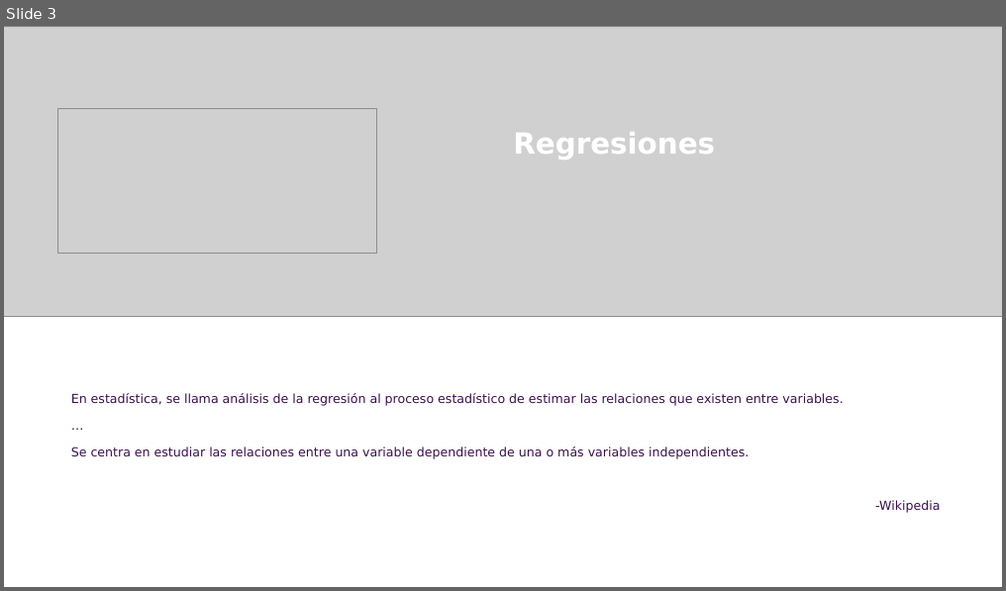
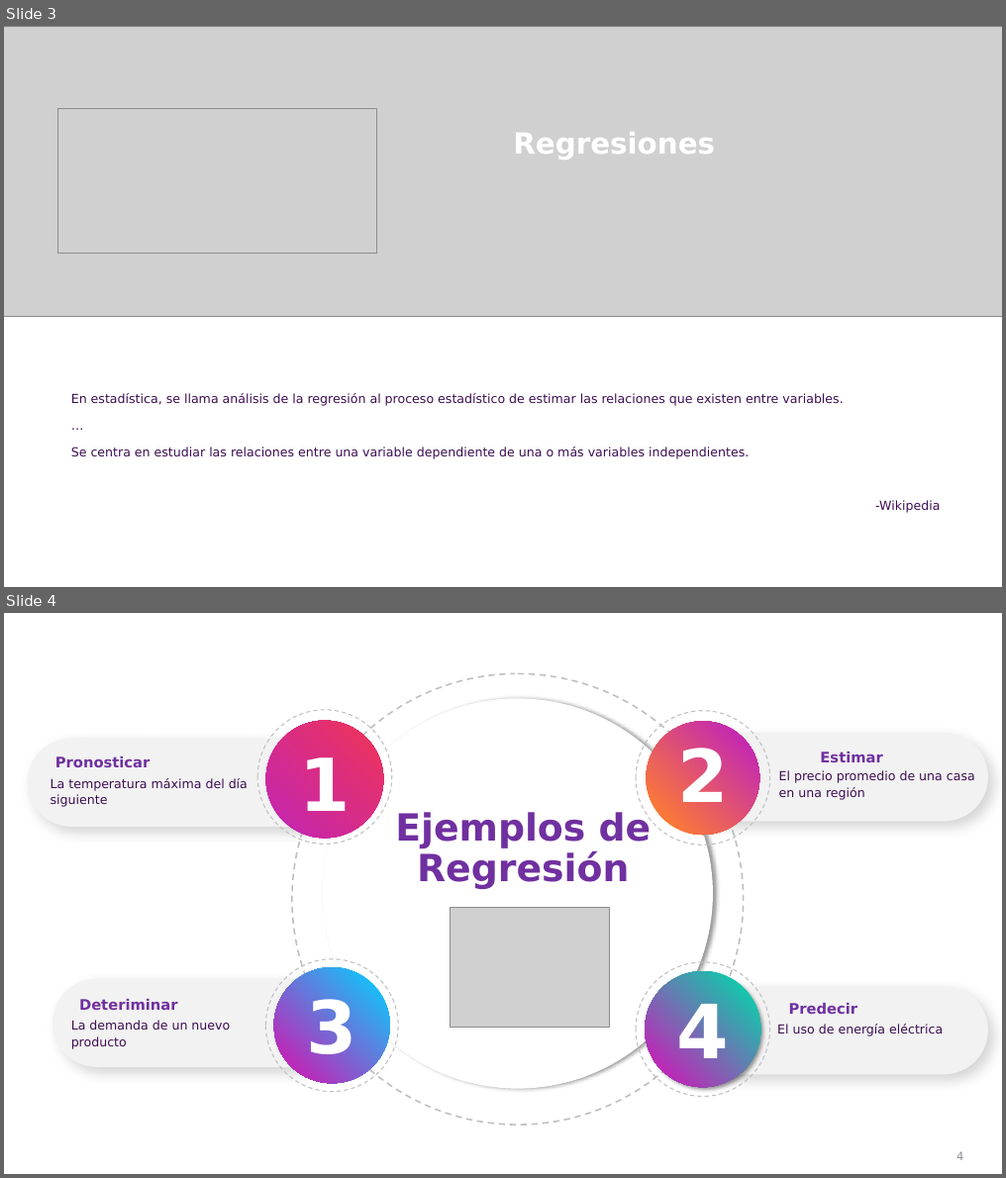
Before and after one commit to csameshiman/Axity_Curso_ML_2023, a slide deck: Diapositivas/Parte 02.Regresión/Sección 02.1.Simple Linear Regression/Simple_Linear_Regression.pptx. Shown one above the other, each under a label of ours: slide 3 before the commit, slides 3 and 4 after it. The pictures are 1006x591 and 1006x1178 pixels, drawn with LibreOffice and Linux fonts; fonts in the diff are those of the drawing; grey boxes stand for pictures; background and template pictures are left out. Boxes give left, top, right and bottom in pixels: in the first picture for what was removed or moved away, otherwise in the second. Text is boxed around its words. In the diff, an @@ line names an element or a change of style, - is before the commit and + after.

```diff
--- a/Diapositivas/Parte 02.Regresión/Sección 02.1.Simple Linear Regression/Simple_Linear_Regression.pptx
+++ b/Diapositivas/Parte 02.Regresión/Sección 02.1.Simple Linear Regression/Simple_Linear_Regression.pptx
@@ slide 4 added at bbox=[4, 613, 1002, 1174], background picture (left out) @@
@@ arc (boxed as its full ellipse) added at bbox=[292, 673, 744, 1125], outline #BFBFBF 1.5 pt dashed @@
@@ ellipse added at bbox=[322, 698, 713, 1089], fill #FFFFFF @@
@@ ellipse added at bbox=[257, 710, 392, 844], outline #BFBFBF 1 pt dashed @@
@@ ellipse added at bbox=[266, 721, 383, 839], fill gradient #C125B7 to #F03455 @@
@@ ellipse added at bbox=[636, 711, 770, 845], outline #BFBFBF 1 pt dashed @@
@@ ellipse added at bbox=[647, 722, 760, 836], fill gradient #FF7F2E to #C125B7 @@
@@ rounded rectangle added at bbox=[27, 738, 341, 827], fill #F2F2F2 @@
@@ text added at bbox=[55, 757, 150, 767], 14 pt, text #7030A0, bold @@
+Pronosticar
@@ text added at bbox=[299, 758, 350, 811], 70.2 pt, text #FFFFFF, bold @@
+1
@@ rounded rectangle added at bbox=[675, 733, 988, 821], fill #F2F2F2 @@
@@ text added at bbox=[677, 743, 728, 818], 70.2 pt, text #FFFFFF, bold @@
+2
@@ text added at bbox=[820, 752, 882, 762], 14 pt, text #7030A0, bold @@
+Estimar
@@ text added at bbox=[51, 778, 248, 807], 12 pt, text #3C0E52 @@
+La temperatura máxima del día siguiente
@@ text added at bbox=[779, 770, 975, 800], 12 pt, text #3C0E52 @@
+El precio promedio de una casa en una región
@@ text added at bbox=[395, 811, 651, 889], 36 pt, text #7030A0, bold @@
+Ejemplos de Regresión
@@ text added at bbox=[408, 828, 614, 938], 14 pt, text #FFFFFF @@
+Lorem ipsum dolor sit amet, consectetur adipiscing elit, sed eiusmod tempor incidunt ut labore et dolore magna aliqua.
+Lorem ipsum dolor sit amet, consectetur adipiscing
@@ picture added at bbox=[450, 908, 609, 1028] @@
@@ ellipse added at bbox=[266, 959, 399, 1092], outline #BFBFBF 1 pt dashed @@
@@ ellipse added at bbox=[274, 967, 390, 1084], fill gradient #0DC9FD to #C125B7 @@
@@ ellipse added at bbox=[636, 962, 770, 1096], outline #BFBFBF 1 pt dashed @@
@@ rounded rectangle added at bbox=[53, 979, 365, 1067], fill #F2F2F2 @@
@@ text added at bbox=[307, 994, 357, 1069], 70.2 pt, text #FFFFFF, bold @@
+3
@@ ellipse added at bbox=[645, 971, 761, 1087], fill gradient #06D5AC to #C125B7, 72 pt, text #FFFFFF, bold @@
+4
@@ rounded rectangle added at bbox=[675, 986, 988, 1075], fill #F2F2F2 @@
@@ text added at bbox=[71, 1020, 230, 1050], 12 pt, text #3C0E52 @@
+La demanda de un nuevo producto
@@ text added at bbox=[79, 999, 178, 1010], 14 pt, text #7030A0, bold @@
+Deteriminar
@@ text added at bbox=[777, 1024, 943, 1037], 12 pt, text #3C0E52 @@
+El uso de energía eléctrica
@@ text added at bbox=[789, 1003, 858, 1014], 14 pt, text #7030A0, bold @@
+Predecir
@@ page number added at bbox=[956, 1152, 963, 1160], 11 pt, text #928C99 @@
+4
```
Also in this commit, not shown: 5 slides changed, 5 other slides added.
